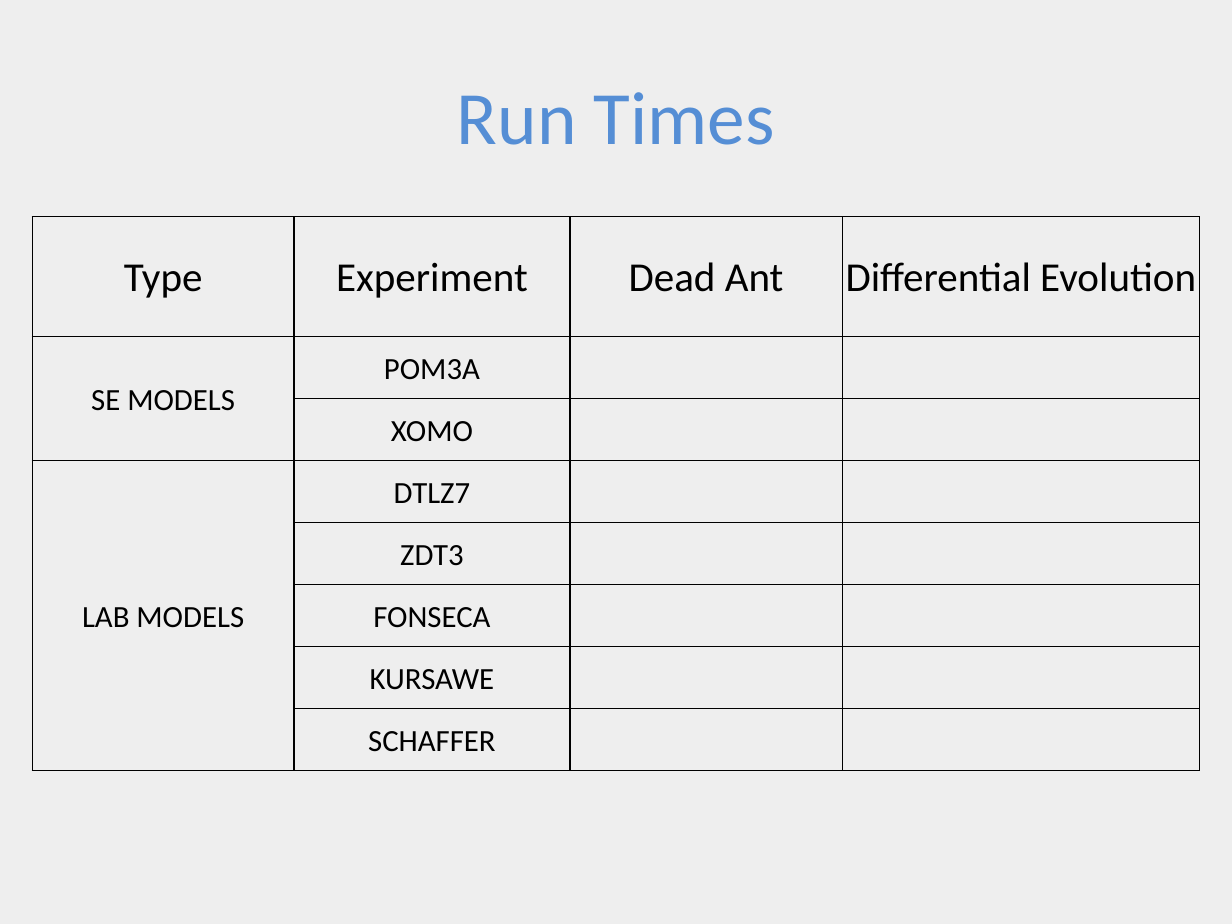
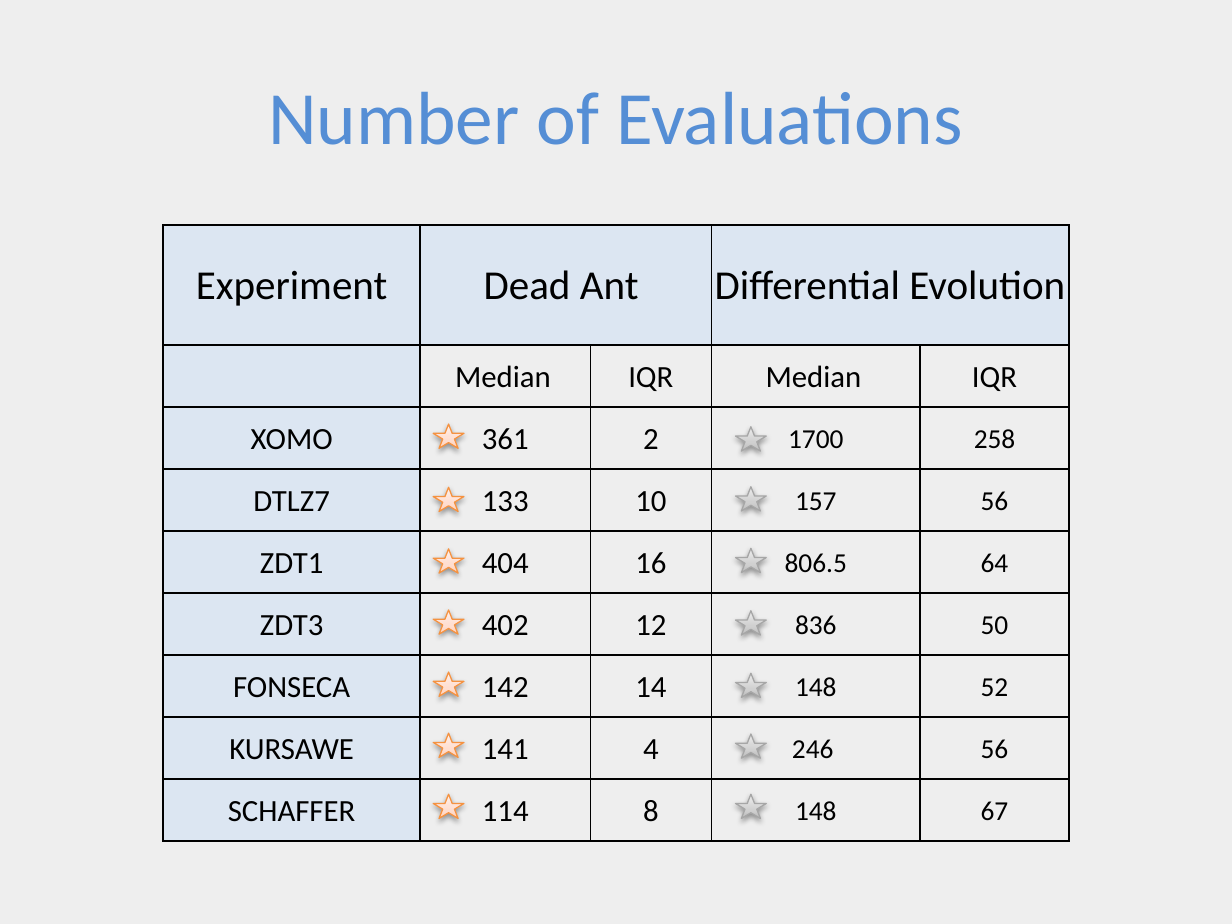
Before and after one commit to ai-se/Rahul, a slide deck: slide 13 of DEADANT/deadAnt.pptx. Drawn at 1232x924 pixels with LibreOffice and Linux fonts; fonts in the diff are those of the drawing. Boxes give left, top, right and bottom in pixels: in the first picture for what was removed or moved away, otherwise in the second. Text is boxed around its words. In the diff, an @@ line names an element or a change of style, - is before the commit and + after.

```diff
--- a/DEADANT/deadAnt.pptx
+++ b/DEADANT/deadAnt.pptx
@@ title at (268, 91, 963, 145): text changed @@
-Run Times
+Number of Evaluations
@@ table at (163, 225, 1069, 841) @@
-Type | Experiment | Dead Ant | Differential Evolution
-SE MODELS | POM3A |  | 
- | XOMO |  | 
-LAB MODELS | DTLZ7 |  | 
- | ZDT3 |  | 
- | FONSECA |  | 
- | KURSAWE |  | 
- | SCHAFFER |  | 
+Experiment | Dead Ant |  | Differential Evolution | 
+ | Median | IQR | Median | IQR
+XOMO | 361 | 2 | 1700 | 258
+DTLZ7 | 133 | 10 | 157 | 56
+ZDT1 | 404 | 16 | 806.5 | 64
+ZDT3 | 402 | 12 | 836 | 50
+FONSECA | 142 | 14 | 148 | 52
+KURSAWE | 141 | 4 | 246 | 56
+SCHAFFER | 114 | 8 | 148 | 67
@@ table: place and size @@
-table at (32, 217, 1199, 771)
+table at (163, 225, 1069, 841)
@@ star added at (434, 424, 464, 448), fill gradient #FFD2BD to #FFDED0 to #FFF2ED, outline #F69240 0.75 pt @@
@@ star added at (736, 426, 766, 451), fill gradient #BDBDBD to #D1D1D1 to #EEEEEE, outline #A6A6A6 0.75 pt @@
@@ star added at (434, 488, 464, 513), fill gradient #FFD2BD to #FFDED0 to #FFF2ED, outline #F69240 0.75 pt @@
@@ star added at (736, 487, 766, 511), fill gradient #BDBDBD to #D1D1D1 to #EEEEEE, outline #A6A6A6 0.75 pt @@
@@ star added at (434, 549, 464, 574), fill gradient #FFD2BD to #FFDED0 to #FFF2ED, outline #F69240 0.75 pt @@
@@ star added at (736, 548, 766, 573), fill gradient #BDBDBD to #D1D1D1 to #EEEEEE, outline #A6A6A6 0.75 pt @@
@@ star added at (434, 610, 464, 634), fill gradient #FFD2BD to #FFDED0 to #FFF2ED, outline #F69240 0.75 pt @@
@@ star added at (736, 611, 766, 636), fill gradient #BDBDBD to #D1D1D1 to #EEEEEE, outline #A6A6A6 0.75 pt @@
@@ star added at (434, 673, 464, 697), fill gradient #FFD2BD to #FFDED0 to #FFF2ED, outline #F69240 0.75 pt @@
@@ star added at (736, 673, 766, 697), fill gradient #BDBDBD to #D1D1D1 to #EEEEEE, outline #A6A6A6 0.75 pt @@
@@ star added at (434, 733, 464, 758), fill gradient #FFD2BD to #FFDED0 to #FFF2ED, outline #F69240 0.75 pt @@
@@ star added at (736, 734, 766, 759), fill gradient #BDBDBD to #D1D1D1 to #EEEEEE, outline #A6A6A6 0.75 pt @@
@@ star added at (434, 795, 464, 819), fill gradient #FFD2BD to #FFDED0 to #FFF2ED, outline #F69240 0.75 pt @@
@@ star added at (736, 795, 766, 819), fill gradient #BDBDBD to #D1D1D1 to #EEEEEE, outline #A6A6A6 0.75 pt @@
```
Also in this commit, not shown: 6 other slides changed, 2 slides added, 2 slides removed.
